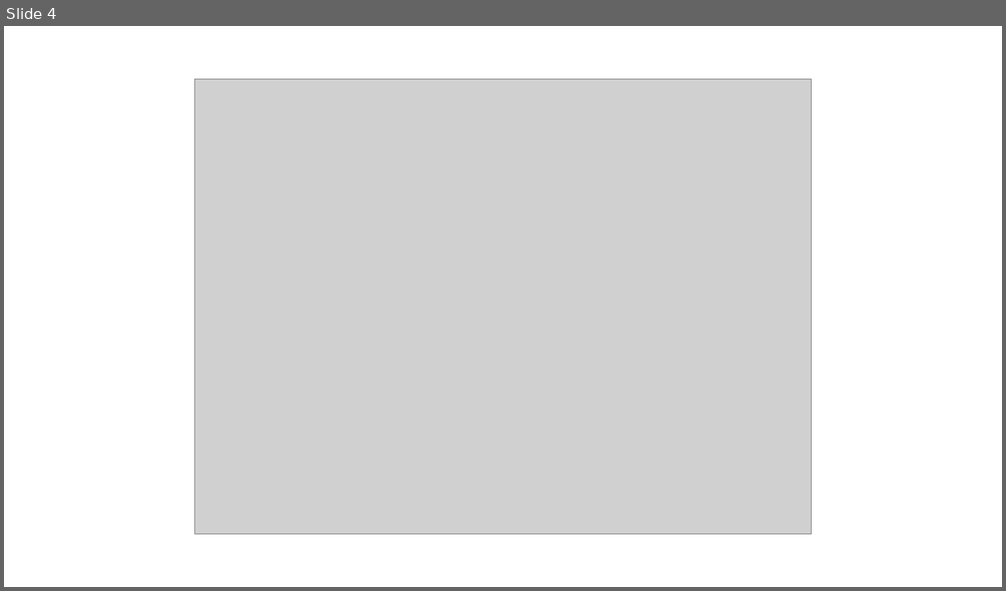
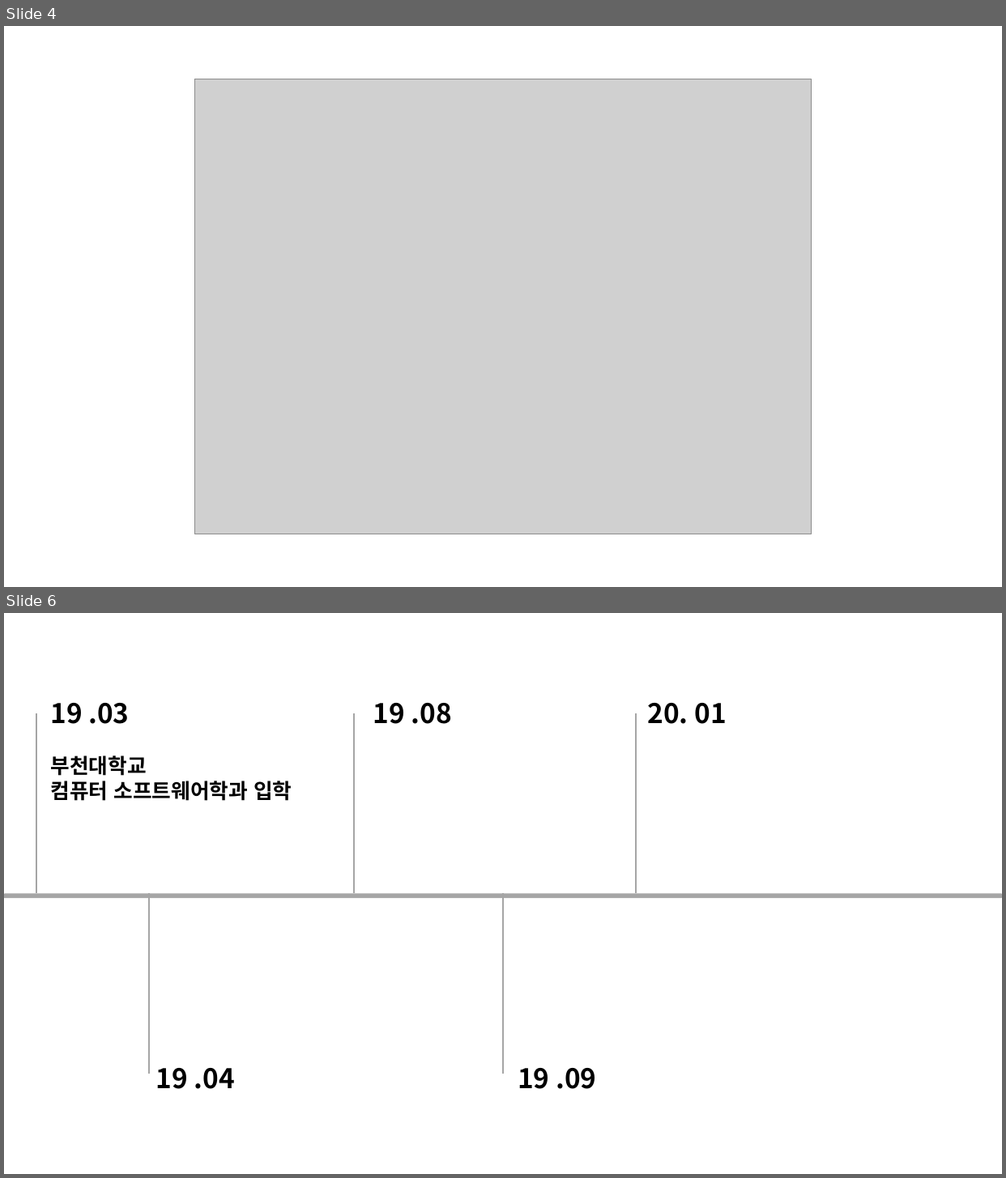
Before and after one commit to ppark-jjong/TIL, a slide deck: etc/2022 부천미래교육센터 멘토링.pptx. Shown one above the other, each under a label of ours: slide 4 before the commit, slides 4 and 6 after it; the slides between them are not shown. The pictures are 1006x591 and 1006x1178 pixels, drawn with LibreOffice and Linux fonts; fonts in the diff are those of the drawing; grey boxes stand for pictures. Boxes give left, top, right and bottom in pixels: in the first picture for what was removed or moved away, otherwise in the second. Text is boxed around its words. In the diff, an @@ line names an element or a change of style, - is before the commit and + after.

```diff
--- a/etc/2022 부천미래교육센터 멘토링.pptx
+++ b/etc/2022 부천미래교육센터 멘토링.pptx
@@ slide 6 added at (x1=4, y1=613, x2=1002, y2=1174), background #FFFFFF @@
@@ text added at (x1=50, y1=703, x2=129, y2=724), 26 pt, text #000000, bold @@
+19 .03
@@ text added at (x1=373, y1=703, x2=452, y2=724), 26 pt, text #000000, bold @@
+19 .08
@@ text added at (x1=648, y1=703, x2=726, y2=724), 26 pt, text #000000, bold @@
+20. 01
@@ line added from (36, 713) to (36, 894), #A5A5A5 1.5 pt @@
@@ line added from (355, 713) to (355, 894), #A5A5A5 1.5 pt @@
@@ line added from (636, 713) to (636, 894), #A5A5A5 1.5 pt @@
@@ text added at (x1=50, y1=756, x2=292, y2=801), 20 pt, text #000000, bold @@
+부천대학교
+컴퓨터 소프트웨어학과 입학
@@ rounded rectangle added at (x1=4, y1=894, x2=1002, y2=898), fill #A6A6A6 @@
@@ line added from (148, 894) to (148, 1074), #A5A5A5 1.5 pt @@
@@ line added from (503, 894) to (503, 1074), #A5A5A5 1.5 pt @@
@@ text added at (x1=156, y1=1068, x2=235, y2=1089), 26 pt, text #000000, bold @@
+19 .04
@@ text added at (x1=518, y1=1068, x2=596, y2=1089), 26 pt, text #000000, bold @@
+19 .09
```
Also in this commit, not shown: 1 slide changed, 5 other slides added, 4 slides removed, 1 other file.
